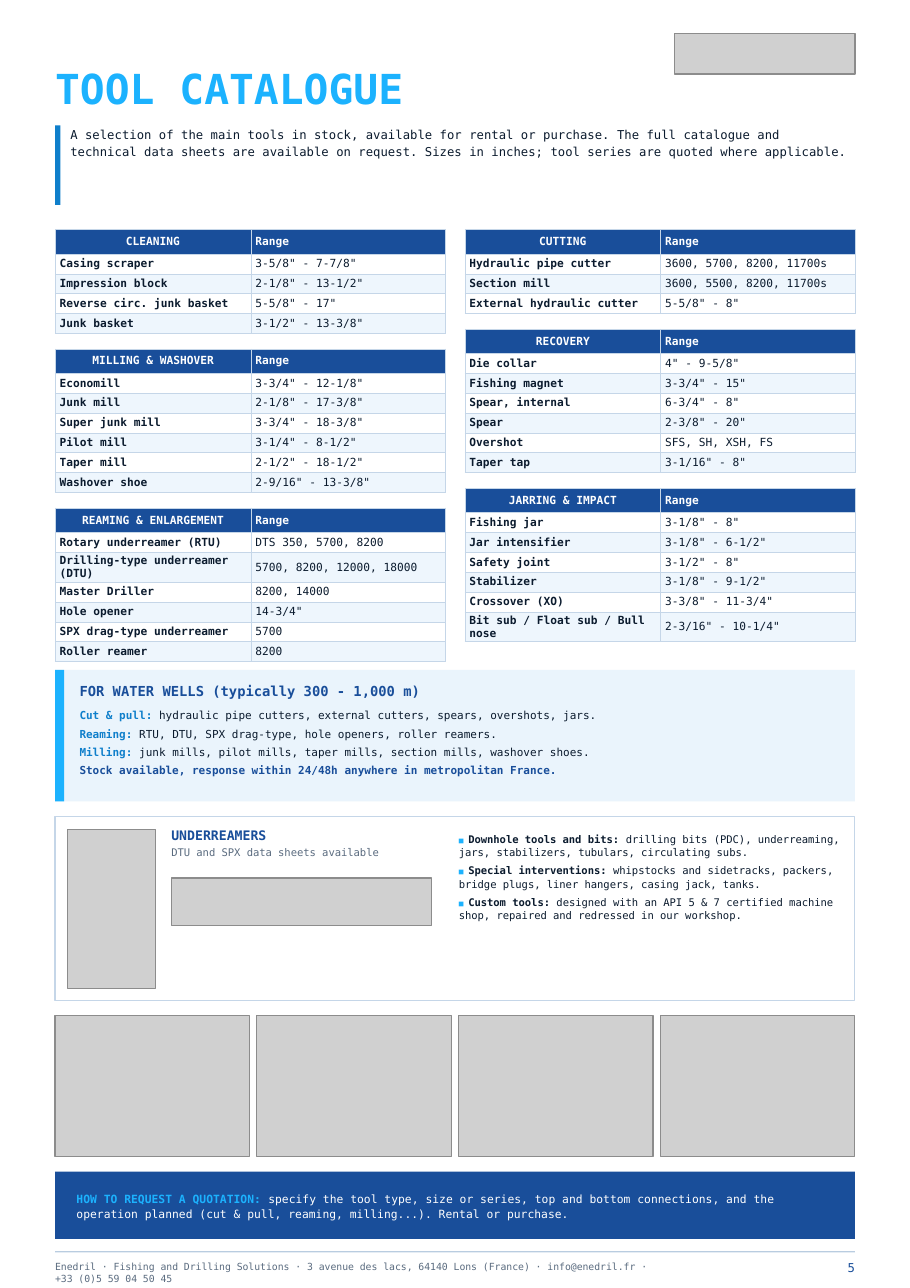
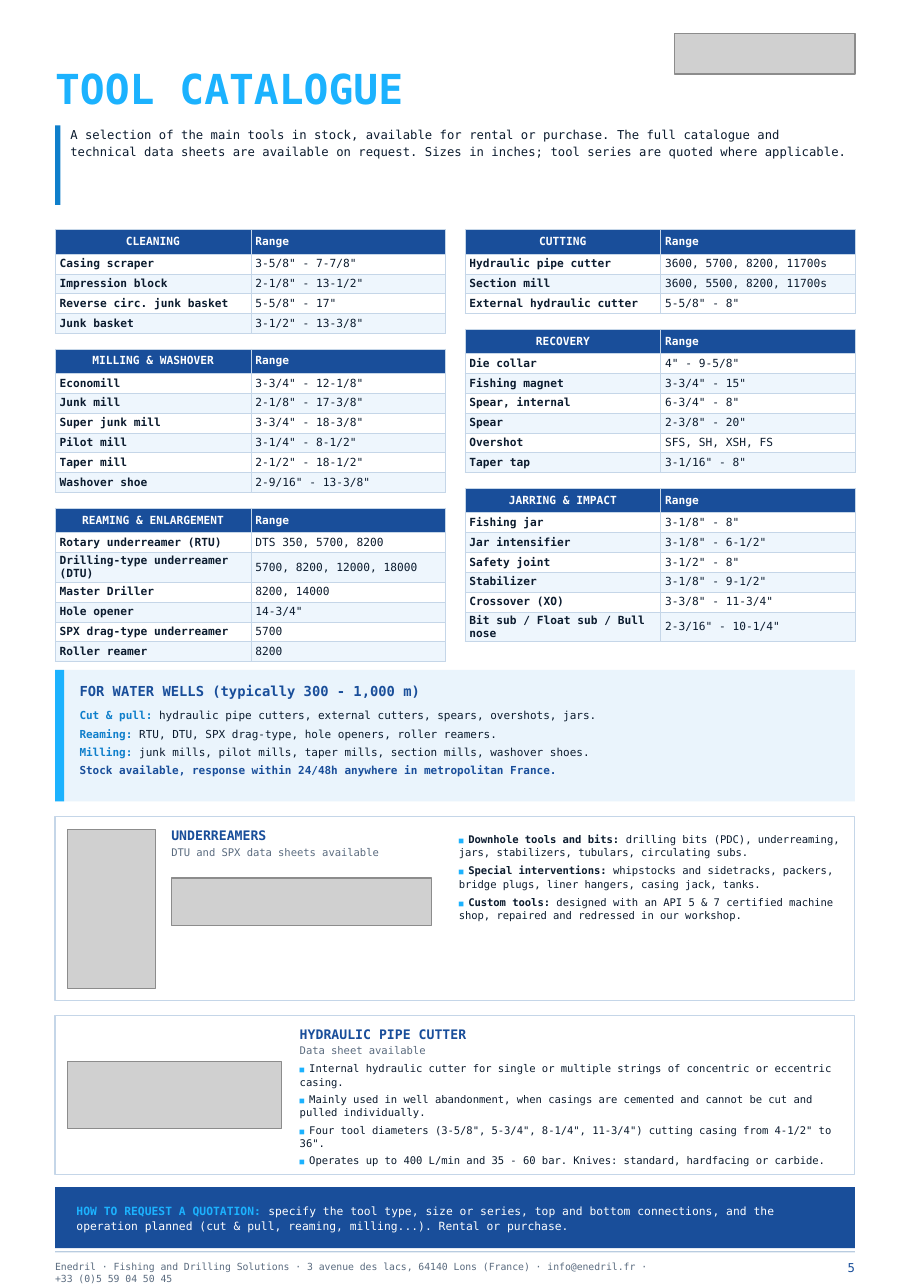
Before and after one commit to paulhdk360/Paul, a slide deck: slide 5 of Plaquette_Enedril_6p.pptx. Drawn at 910x1288 pixels with LibreOffice and Linux fonts; fonts in the diff are those of the drawing; grey boxes stand for pictures. Boxes give left, top, right and bottom in pixels: in the first picture for what was removed or moved away, otherwise in the second. Text is boxed around its words. In the diff, an @@ line names an element or a change of style, - is before the commit and + after.

```diff
--- a/Plaquette_Enedril_6p.pptx
+++ b/Plaquette_Enedril_6p.pptx
@@ picture removed at (55,1016,249,1157) @@
@@ rectangle added at (55,1016,855,1174), fill #FFFFFF, outline #C5D6E8 0.75 pt @@
@@ picture removed at (257,1016,451,1157) @@
@@ picture removed at (459,1016,653,1157) @@
@@ picture removed at (661,1016,855,1157) @@
@@ text added at (300,1029,467,1054), 8.6 pt, text #194E9A, bold @@
+HYDRAULIC PIPE CUTTER
+Data sheet available
@@ picture added at (67,1062,281,1129) @@
@@ text added at (300,1064,832,1167), 6.9 pt, text #0B1B2E @@
+■ Internal hydraulic cutter for single or multiple strings of concentric or eccentric casing.
+■ Mainly used in well abandonment, when casings are cemented and cannot be cut and pulled individually.
+■ Four tool diameters (3-5/8", 5-3/4", 8-1/4", 11-3/4") cutting casing from 4-1/2" to 36".
+■ Operates up to 400 L/min and 35 - 60 bar. Knives: standard, hardfacing or carbide.
@@ rectangle: place and size @@
-rectangle at (55,1172,855,1239)
+rectangle at (55,1188,855,1249)
@@ text "HOW TO REQUEST A QUOTATION: ...": place and size @@
-text "HOW TO REQUEST A QUOTATION: ..." at (76,1194,774,1221)
+text "HOW TO REQUEST A QUOTATION: ..." at (76,1206,774,1233)
```
Also in this commit, not shown: 1 other slide changed, 3 other files.
